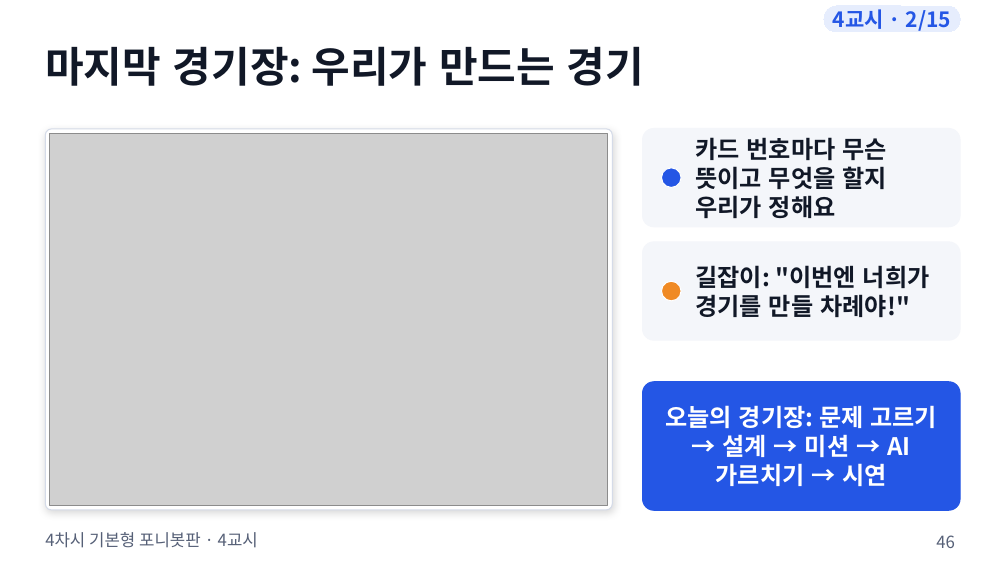
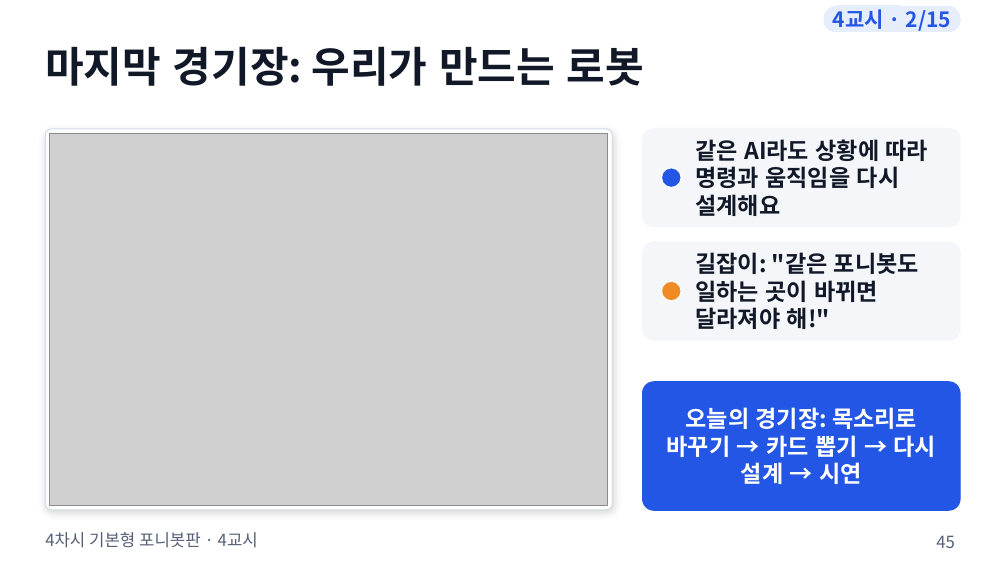
Before and after one commit to boundaryx01-uniquelife/microbit, a slide deck: slide 45 of bridge/ponybot/materials/포니봇_4차시_기본형/ponybot_4차시_수업슬라이드.pptx (slide 46 before the commit). Drawn at 1008x567 pixels with LibreOffice and Linux fonts; fonts in the diff are those of the drawing; grey boxes stand for pictures. Boxes give left, top, right and bottom in pixels: in the first picture for what was removed or moved away, otherwise in the second. Text is boxed around its words. In the diff, an @@ line names an element or a change of style, - is before the commit and + after.

```diff
--- a/bridge/ponybot/materials/포니봇_4차시_기본형/ponybot_4차시_수업슬라이드.pptx
+++ b/bridge/ponybot/materials/포니봇_4차시_기본형/ponybot_4차시_수업슬라이드.pptx
@@ text at [45,46,644,86]: text changed @@
-마지막 경기장: 우리가 만드는 경기
+마지막 경기장: 우리가 만드는 로봇
@@ text at [695,139,928,216]: text changed; size 23 to 22 pt @@
-카드 번호마다 무슨 뜻이고 무엇을 할지 우리가 정해요
+같은 AI라도 상황에 따라 명령과 움직임을 다시 설계해요
@@ text at [695,252,919,329]: text changed; size 23 to 22 pt @@
-길잡이: "이번엔 너희가 경기를 만들 차례야!"
+길잡이: "같은 포니봇도 일하는 곳이 바뀌면 달라져야 해!"
@@ text at [667,407,936,484]: text changed; size 23 to 22 pt @@
-오늘의 경기장: 문제 고르기 → 설계 → 미션 → AI 가르치기 → 시연
+오늘의 경기장: 목소리로 바꾸기 → 카드 뽑기 → 다시 설계 → 시연
@@ page number at [936,535,955,548]: text changed @@
-46
+45
```
Also in this commit, not shown: 22 other slides changed, 17 slides added, 18 slides removed, 10 other files.
